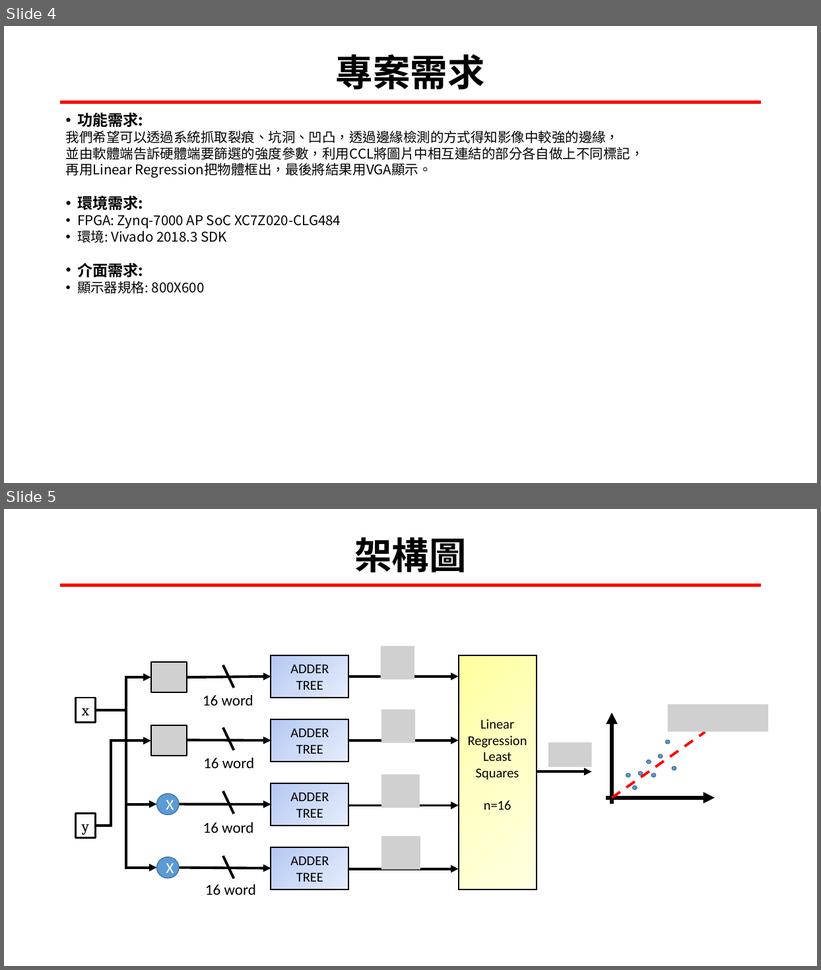
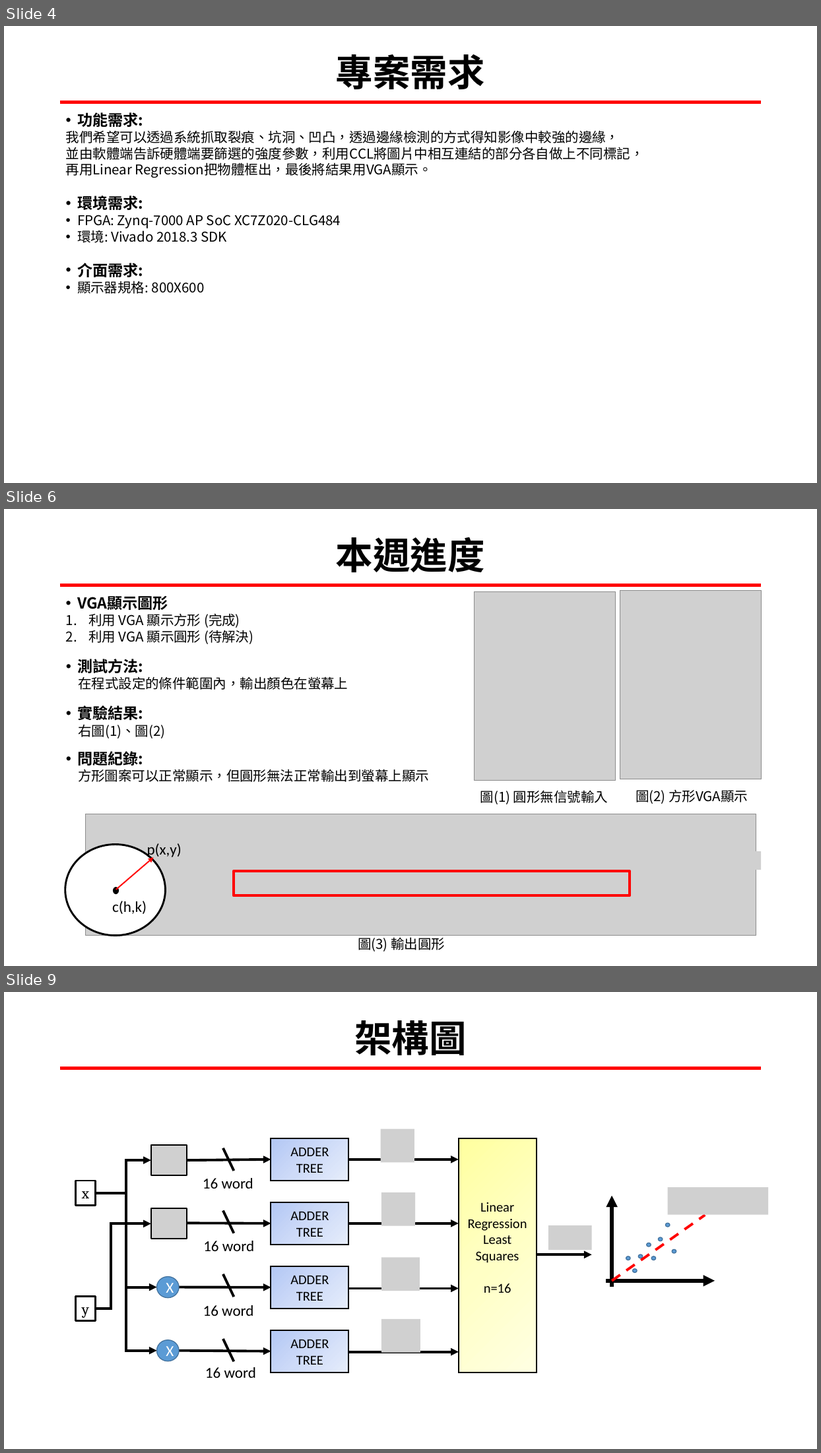
Before and after one commit to LIAO-YANXIANG/SYSTEM-ON-CHIP-DESIGN, a slide deck: DevelopmentLog/表面異物檢測實現於SoC.pptx. Shown one above the other, each under a label of ours: slides 4 and 5 before the commit, slides 4, 6 and 9 after it; the slides between them are not shown. The pictures are 821x970 and 821x1453 pixels, drawn with LibreOffice and Linux fonts; fonts in the diff are those of the drawing; grey boxes stand for pictures. Boxes give left, top, right and bottom in pixels: in the first picture for what was removed or moved away, otherwise in the second. Text is boxed around its words. In the diff, an @@ line names an element or a change of style, - is before the commit and + after.

```diff
--- a/DevelopmentLog/表面異物檢測實現於SoC.pptx
+++ b/DevelopmentLog/表面異物檢測實現於SoC.pptx
@@ slide 6 added at [4,509,817,966], background #FFFFFF; not listed: 1 template element that a slide beside it also shows @@
@@ title added at [336,537,485,572], 44 pt, text #000000, bold @@
+本週進度
@@ text added at [77,596,253,644], 16 pt, text #000000 @@
+• VGA顯示圖形
+1. 利用 VGA 顯示方形 (完成)
+2. 利用 VGA 顯示圓形 (待解決)
@@ picture added at [475,592,616,780] @@
@@ picture added at [620,591,762,779] @@
@@ text added at [77,659,348,690], 16 pt, text #000000 @@
+• 測試方法:
+在程式設定的條件範圍內，輸出顏色在螢幕上
@@ text added at [77,706,165,739], 16 pt, text #000000 @@
+• 實驗結果:
+右圖(1)、圖(2)
@@ text added at [77,751,429,782], 16 pt, text #000000 @@
+• 問題紀錄:
+方形圖案可以正常顯示，但圓形無法正常輸出到螢幕上顯示
@@ text added at [481,790,608,805], 16 pt, text #000000 @@
+圖(1) 圓形無信號輸入
@@ text added at [636,789,748,804], 16 pt, text #000000 @@
+圖(2) 方形VGA顯示
@@ picture added at [85,815,756,936] @@
@@ ellipse added at [65,844,165,935], fill #FFFFFF, outline #000000 2.25 pt @@
@@ text added at [147,844,182,859], 18 pt, text #000000 @@
+p(x,y)
@@ arrow added from (116, 890) to (153, 858), #FF0000 1.5 pt @@
@@ picture added at [493,852,762,870] @@
@@ rectangle added at [234,871,629,896], outline #FF0000 3 pt @@
@@ text added at [112,901,147,914], 18 pt, text #000000 @@
+c(h,k)
@@ ellipse added at [113,888,118,894], fill #000000, outline #000000 1 pt @@
@@ text added at [358,937,445,952], 16 pt, text #000000 @@
+圖(3) 輸出圓形
@@ what was slide 5 is now slide 9 @@
```
Also in this commit, not shown: 2 slides changed, 3 other slides added, 1 other file.
